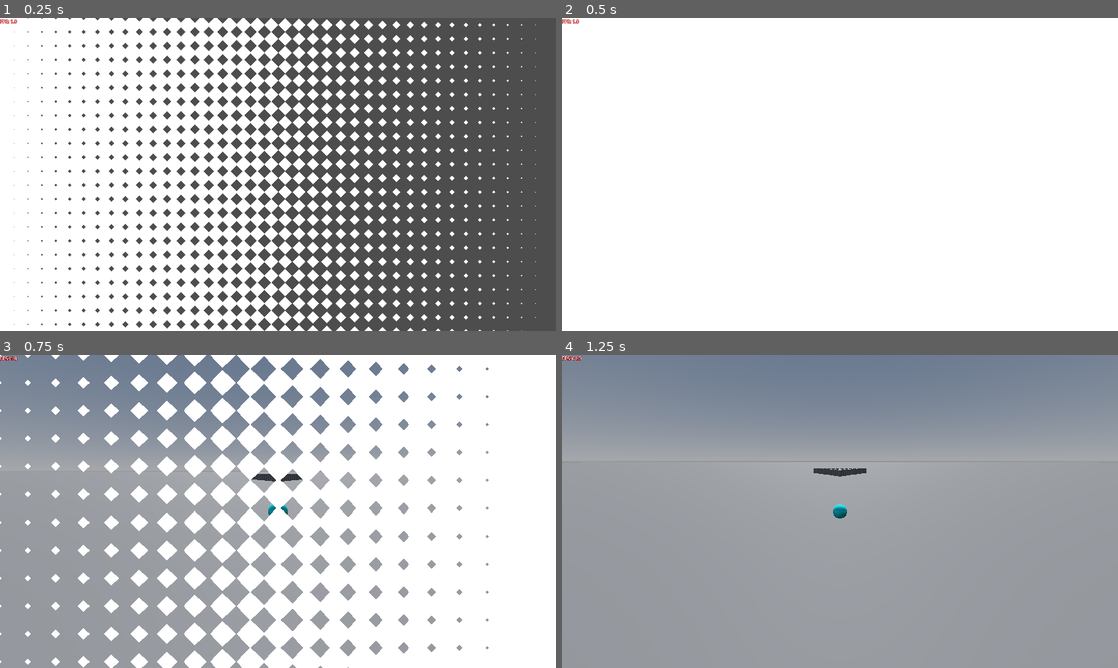
Above: before the commit, frames 1-4 (two rows, left to right).
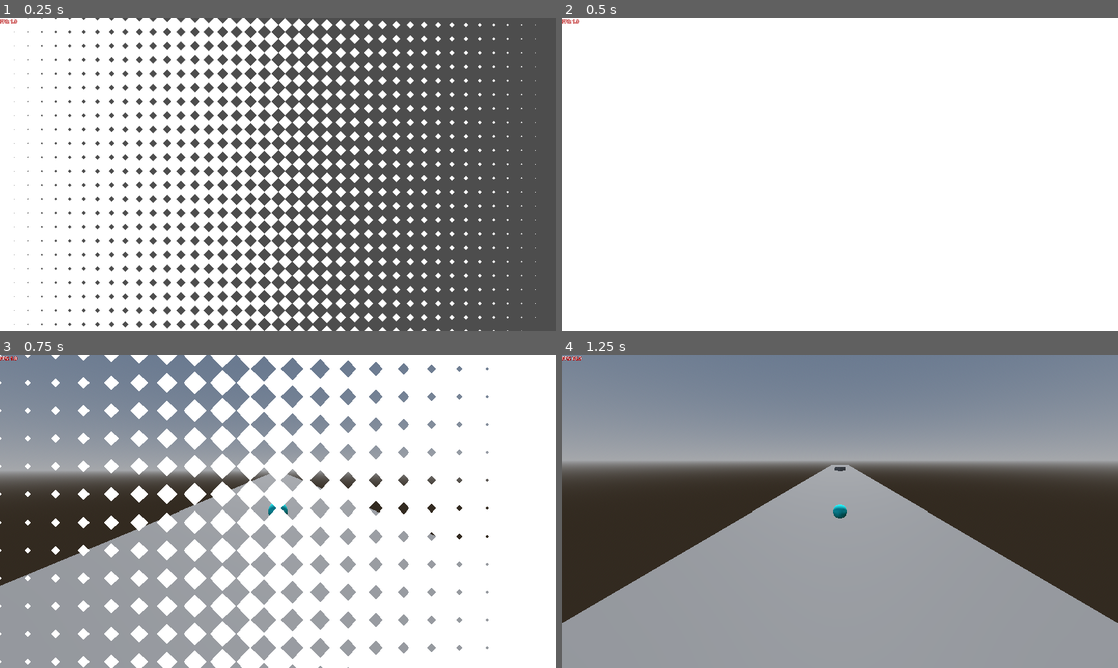
Above: after the commit, the same moments.

Repository: Cami-Cat/Dink-2026
Game: Godot game, scene res://Scenes/Core/GameCore/game_core.tscn
Two runs of this game, one before a commit and one after it. Both use one fixed random seed, a clock stepped at 60 frames per second and the inputs below.
Inputs (mouse positions are in pixels of both pictures, inside the frame that each line leads up to):
- Up to frame 1 (0.25 s): no input
- Up to frame 2 (0.5 s): no input
- Up to frame 3 (0.75 s): move the mouse to (400, 495) at 0.52 s; click (400, 495) at 0.6 s
- Up to frame 4 (1.25 s): no input

Frames 1-2 are identical in both runs. In frame 3, 8.5% of the frame differs, in the area x 0-88%, y 37-74%; in frame 4, 25%, in the area x 0-100%, y 34-86%.

Commit message:
Add pin camera

Diff:
--- a/Scenes/BaseScene/scene_base_3d.tscn
+++ b/Scenes/BaseScene/scene_base_3d.tscn
@@ -4,14 +4,19 @@
 [ext_resource type="Script" uid="uid://5bngowlite7i" path="res://Scripts/Scene Management/world_origin.gd" id="2_ae3c4"]
 [ext_resource type="Script" uid="uid://djivrtbh6jgne" path="res://Scripts/Class/Utility/auto_layer.gd" id="3_rlg4h"]
 [ext_resource type="Script" uid="uid://bone4bbujrn2j" path="res://Scripts/Viewports/Camera/main_camera.gd" id="3_sg2g5"]
+[ext_resource type="Script" uid="uid://dsi3mg5cqweqj" path="res://Scripts/Class/Level/Objects/pin_camera.gd" id="4_cfboo"]
 [ext_resource type="PackedScene" uid="uid://pq2w1b0i2cjw" path="res://Scenes/Pawn/character_controller.tscn" id="4_gdcde"]
 [ext_resource type="PackedScene" uid="uid://hhje0qsflp67" path="res://Scenes/Level/Objects/pin_master.tscn" id="4_wtbj1"]
 [ext_resource type="PackedScene" uid="uid://cj7wlws8pjhnm" path="res://Scenes/Level/Objects/player_trigger.tscn" id="7_ekuh2"]
 
 [sub_resource type="PlaneMesh" id="PlaneMesh_amx8r"]
+size = Vector2(20, 500)
 
-[sub_resource type="ConvexPolygonShape3D" id="ConvexPolygonShape3D_wtbj1"]
-points = PackedVector3Array(1.0158731, 0.015873017, 1.0158731, -1.0158731, -0.015873017, -1.0158731, -1.0158731, 0.015873017, -1.0158731, 1.0158731, -0.015873017, -1.0158731, -1.0158731, -0.015873017, 1.0158731, -1.0158731, 0.015873017, 1.0158731, 1.0158731, 0.015873017, -1.0158731, 1.0158731, -0.015873017, 1.0158731)
+[sub_resource type="ConvexPolygonShape3D" id="ConvexPolygonShape3D_cfboo"]
+points = PackedVector3Array(10, 0, 250, -10, 0, 250, 10, 0, -250, -10, 0, -250)
+
+[sub_resource type="BoxShape3D" id="BoxShape3D_ekuh2"]
+size = Vector3(76, 9.345, 1.595)
 
 [sub_resource type="ProceduralSkyMaterial" id="ProceduralSkyMaterial_b7as4"]
 
@@ -22,9 +27,6 @@
 background_mode = 2
 sky = SubResource("Sky_3yfhr")
 ambient_light_source = 3
-
-[sub_resource type="BoxShape3D" id="BoxShape3D_ekuh2"]
-size = Vector3(24.445, 12.495, 10)
 
 [node name="scene_base_3d" type="Node3D" unique_id=1135517044]
 script = ExtResource("2_01f7x")
@@ -42,19 +44,33 @@
 
 [node name="Level" type="Node3D" parent="World Origin" unique_id=2076807864]
 
+[node name="Pin Camera" type="Camera3D" parent="World Origin/Level" unique_id=1902897654 node_paths=PackedStringArray("pin_master")]
+transform = Transform3D(-0.022961851, -0.45593363, 0.8897175, -0.01176283, 0.8900138, 0.45578182, -0.9996673, -2.0431283e-09, -0.025799436, 31.245255, 14.361302, -100.8804)
+fov = 43.5401
+script = ExtResource("4_cfboo")
+pin_master = NodePath("../Pin Master")
+
 [node name="Ground" type="MeshInstance3D" parent="World Origin/Level" unique_id=1666067288]
-transform = Transform3D(623.4565, 0, 0, 0, 1, 0, 0, 0, 623.4565, 0, -1.3244996, 0)
+transform = Transform3D(1, 0, 0, 0, 1, 0, 0, 0, 1, 0, -1.9170609, 0)
 mesh = SubResource("PlaneMesh_amx8r")
 
-[node name="StaticBody3D" type="StaticBody3D" parent="World Origin/Level/Ground" unique_id=1125670634]
+[node name="StaticBody3D" type="StaticBody3D" parent="World Origin/Level/Ground" unique_id=1272444891]
 
-[node name="CollisionShape3D" type="CollisionShape3D" parent="World Origin/Level/Ground/StaticBody3D" unique_id=1753511751]
-shape = SubResource("ConvexPolygonShape3D_wtbj1")
+[node name="CollisionShape3D" type="CollisionShape3D" parent="World Origin/Level/Ground/StaticBody3D" unique_id=431357809]
+shape = SubResource("ConvexPolygonShape3D_cfboo")
 
 [node name="Pin Master" parent="World Origin/Level" unique_id=57586675 instance=ExtResource("4_wtbj1")]
-transform = Transform3D(1, 0, 0, 0, 1, 0, 0, 0, 1, 0, 0, -61.11328)
-total_pins = 105
+transform = Transform3D(1, 0, 0, 0, 1, 0, 0, 0, 1, 0, 0, -100.8804)
 pin_spacing = 1.575
+
+[node name="Trigger Area" parent="World Origin/Level" unique_id=1665584643 node_paths=PackedStringArray("trigger_on_enter") instance=ExtResource("7_ekuh2")]
+transform = Transform3D(1, 0, 0, 0, 1, 0, 0, 0, 1, 0.1959902, 2.0920439, -87.21645)
+trigger_on_enter = [NodePath("../Pin Camera")]
+area_size = Vector3(76, 9.345, 1.595)
+
+[node name="@CollisionShape3D@39190" type="CollisionShape3D" parent="World Origin/Level/Trigger Area" unique_id=21964270]
+shape = SubResource("BoxShape3D_ekuh2")
+debug_color = Color(0.875, 0, 0.236, 1)
 
 [node name="WorldEnvironment" type="WorldEnvironment" parent="World Origin" unique_id=333920919]
 environment = SubResource("Environment_d2fsr")
@@ -69,11 +85,3 @@
 follow_target = NodePath("../Character Controller")
 
 [node name="Character Controller" parent="." unique_id=727937802 instance=ExtResource("4_gdcde")]
-
-[node name="Trigger Area" parent="." unique_id=1665584643 instance=ExtResource("7_ekuh2")]
-transform = Transform3D(1, 0, 0, 0, 1, 0, 0, 0, 1, 1.3991729, 2.0920439, -46.001255)
-area_size = Vector3(24.445, 12.495, 10)
-
-[node name="@CollisionShape3D@39190" type="CollisionShape3D" parent="Trigger Area" unique_id=21964270]
-shape = SubResource("BoxShape3D_ekuh2")
-debug_color = Color(0.875, 0, 0.236, 1)
--- /dev/null
+++ b/Scripts/Class/Level/Objects/pin_camera.gd
@@ -0,0 +1,15 @@
+class_name pin_camera extends Camera3D
+
+@export var pin_master : PinMaster
+
+func on_trigger(trigger_state : PlayerTrigger.TRIGGER_STATE = PlayerTrigger.TRIGGER_STATE.ENTER) -> void:
+	match trigger_state:
+		PlayerTrigger.TRIGGER_STATE.ENTER:
+			current = true
+		PlayerTrigger.TRIGGER_STATE.EXIT:
+			pass
+	return
+
+func _process(delta: float) -> void:
+	if current:
+		look_at(pin_master.get_center_of_nodes())
--- a/Scripts/Class/Level/Objects/pin_master.gd
+++ b/Scripts/Class/Level/Objects/pin_master.gd
@@ -61,3 +61,21 @@
 			pin_instance.name = str(pins_spawned)
 		current_row += 1
 	return
+
+func get_center_of_nodes() -> Vector3:
+	if self.get_child_count() == 0:
+		push_warning("No pins.")
+		return Vector3.ZERO
+
+	var position_sum := Vector3.ZERO
+	var valid_node_count := 0
+
+	for pin in self.get_children():
+		if is_instance_valid(pin) and pin.is_inside_tree():
+			position_sum += pin.global_position
+			valid_node_count += 1
+
+	if valid_node_count == 0:
+		return Vector3.ZERO
+
+	return position_sum / valid_node_count
Not shown, added: Scripts/Class/Level/Objects/pin_camera.gd.uid
